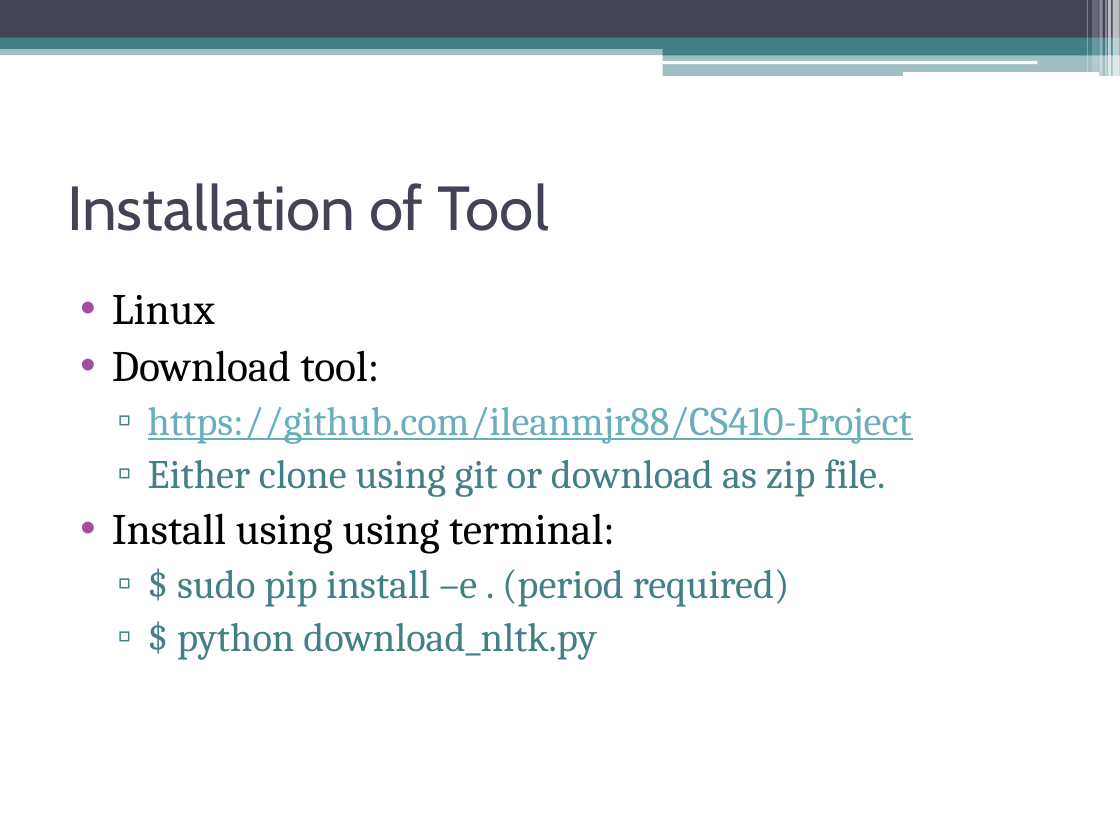
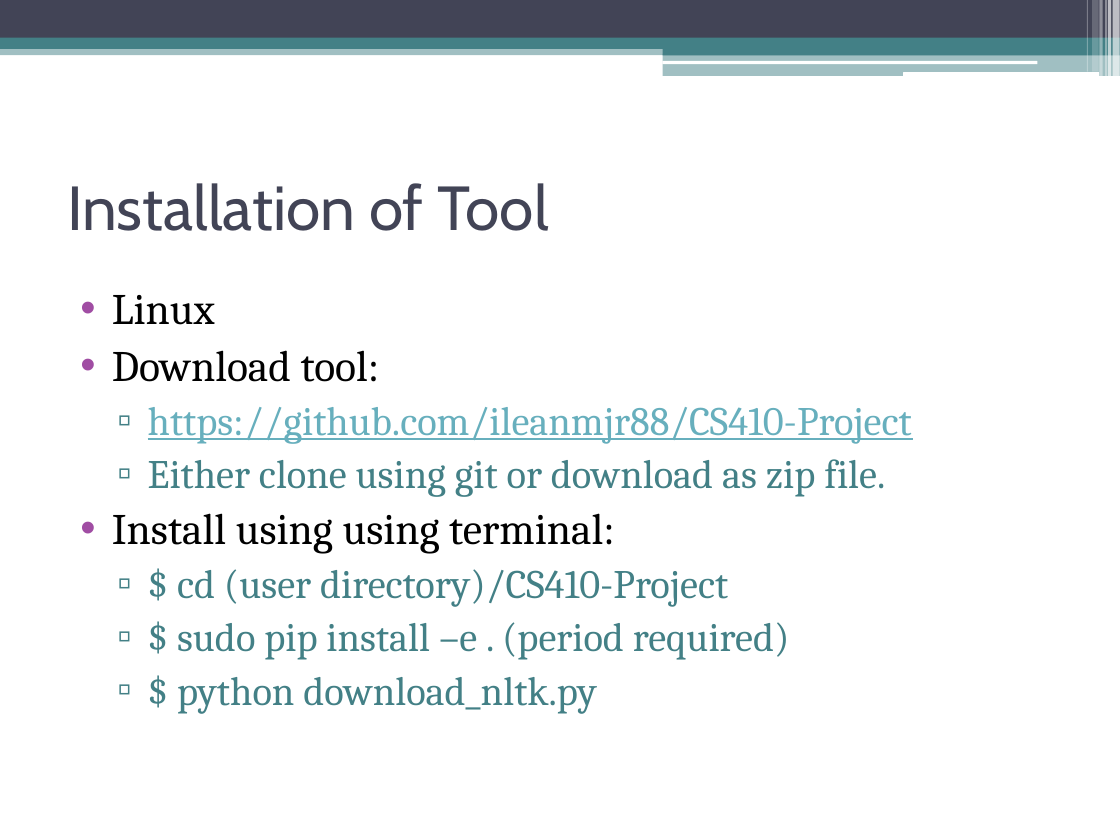
Before and after one commit to dheerajpatta/CS410-Project, a slide deck: slide 7 of Yelp.pptx. Drawn at 1120x840 pixels with LibreOffice and Linux fonts; fonts in the diff are those of the drawing. Boxes give left, top, right and bottom in pixels: in the first picture for what was removed or moved away, otherwise in the second. Text is boxed around its words. In the diff, an @@ line names an element or a change of style, - is before the commit and + after.

Commit message:
update ppt

```diff
--- a/Yelp.pptx
+++ b/Yelp.pptx
@@ text at bbox=[177, 569, 728, 607]: paragraph added @@
+  ▫ $ cd (user directory)/CS410-Project
```
Also in this commit, not shown: 1 other slide changed, 8 slides added, 16 other files.
